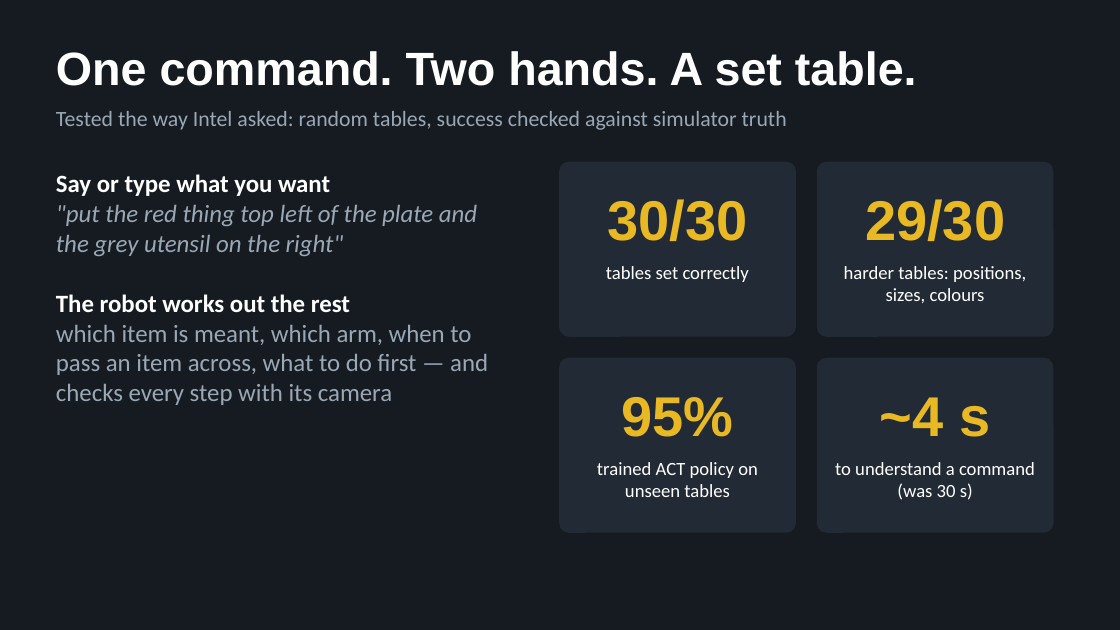
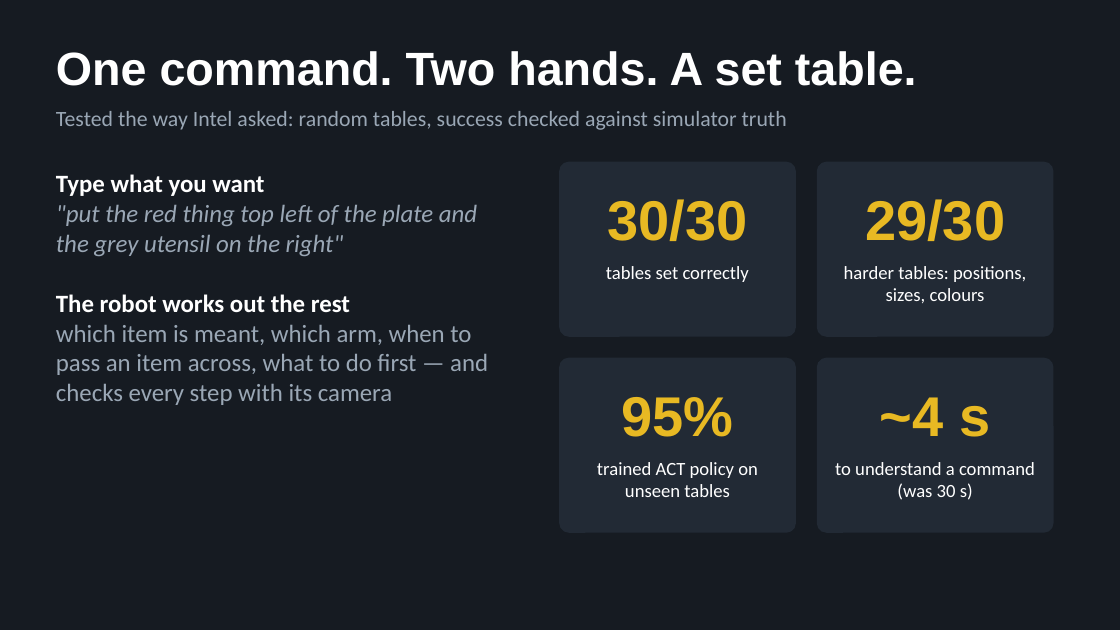
Before and after one commit to PegBitStudio/two-arm-table-setter, a slide deck: slide 2 of submission/slides.pptx. Drawn at 1120x630 pixels with LibreOffice and Linux fonts; fonts in the diff are those of the drawing. Boxes give left, top, right and bottom in pixels: in the first picture for what was removed or moved away, otherwise in the second. Text is boxed around its words. In the diff, an @@ line names an element or a change of style, - is before the commit and + after.

```diff
--- a/submission/slides.pptx
+++ b/submission/slides.pptx
@@ text at box(56, 174, 264, 196): text changed @@
-Say or type what you want
+Type what you want
```
Also in this commit, not shown: 2 other slides changed, 1 slide added, 11 other files.
